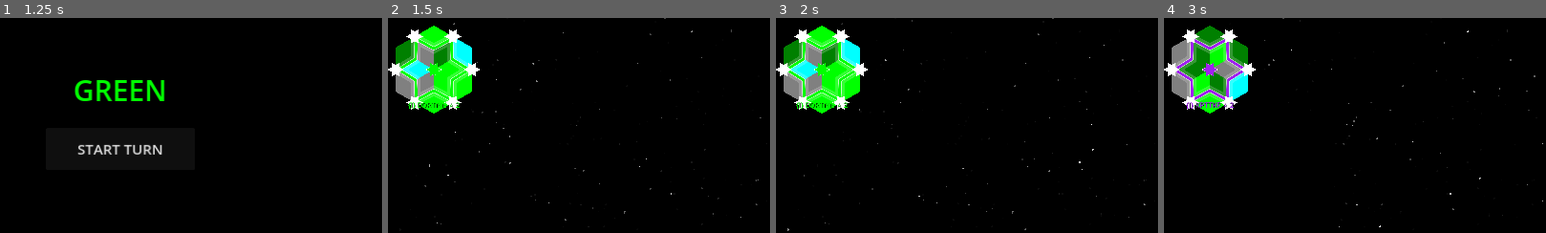
Above: before the commit, frames 1-4 (left to right).
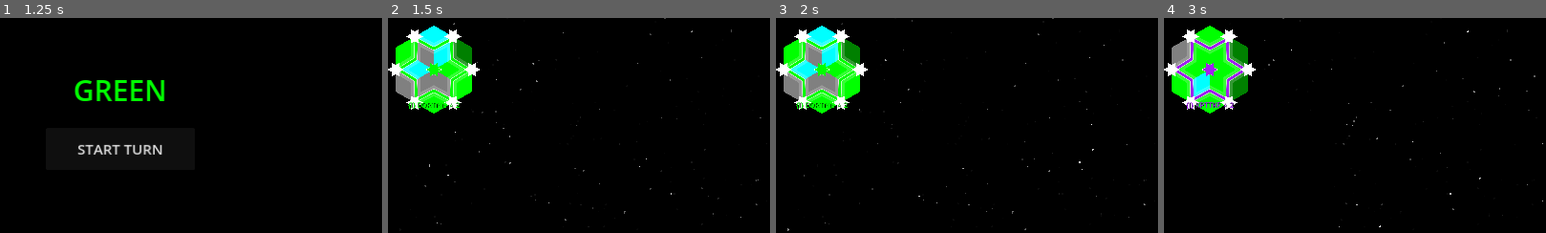
Above: after the commit, the same moments.

Repository: Cy13eruna/VyV
Game: Godot game, scene res://main.tscn
Same seed, same stepped clock (60 frames per second), same inputs: the game is played once before the commit and once after it.
Inputs:
- Up to frame 1 (1.25 s): click "2" at 0.5 s
- Up to frame 2 (1.5 s): click "START TURN" at 1.25 s
- Up to frame 3 (2 s): no input
- Up to frame 4 (3 s): click "END TURN" at 2 s; click "START TURN" at 2.75 s
The pictures show only the part of the screen within x 44-94%, y 38-88%; the shares and areas given below are measured in that part.

Frame 1 is identical in both runs. In frame 2, 2.1% of the frame differs, in the area x 2-22%, y 3-37%; in frame 3, 2.1%; in frame 4, 3.2%, in the area x 2-22%, y 3-39%.

Commit message:
New Terrain Distribution

Diff:
--- /dev/null
+++ b/src/systems/tasks/Metrics.gd
@@ -0,0 +1,111 @@
+# res://src/systems/tasks/Metrics.gd
+extends Node
+
+# Estrutura de dados centralizada
+var data = {
+	"global": {
+		"nodes_memory": 0,
+		"edges_memory": 0
+	},
+	"players": {} # { player_id: { stats } }
+}
+
+# Mapeamento de Biomas (Sincronizado com o Terrain/Signals)
+const BIOME_MAP = {
+	0: "plains",
+	1: "hills",
+	2: "woods",
+	3: "waters"
+}
+
+func _ready() -> void:
+	add_to_group("metrics_manager")
+	# Pequeno delay para garantir que os Autoloads estejam prontos
+	call_deferred("_connect_signals")
+
+func _connect_signals() -> void:
+	if is_instance_valid(Signals):
+		Signals.metric_memory_updated.connect(_on_memory_updated)
+		Signals.metric_domain_biome_changed.connect(_on_domain_biome_changed)
+		Signals.metric_travel_biome_stepped.connect(_on_travel_stepped)
+		print("[Metrics] Sinais conectados com sucesso.")
+	else:
+		push_error("[Metrics] Erro Crítico: Autoload 'Signals' não encontrado.")
+
+## Inicializa a estrutura do jogador com valores zerados
+func register_player(player_id: int) -> void:
+	if not data.players.has(player_id):
+		data.players[player_id] = {
+			"current_domain_distribution": {},
+			"travel_history": {}
+		}
+
+		# Força a criação das chaves para evitar erros de leitura no Panel
+		for b_name in BIOME_MAP.values():
+			data.players[player_id].current_domain_distribution[b_name] = 0
+			data.players[player_id].travel_history[b_name] = 0
+
+		print("[Metrics] Jogador %d registrado no sistema de métricas." % player_id)
+		_notify_change()
+
+func _ensure_player(player_id: int) -> void:
+	if not data.players.has(player_id):
+		register_player(player_id)
+
+# --- HANDLERS DE SINAIS ---
+
+func _on_memory_updated(category: String, amount: int) -> void:
+	if category == "nodes":
+		data.global.nodes_memory = amount
+	elif category == "edges":
+		data.global.edges_memory = amount
+	_notify_change()
+
+func _on_domain_biome_changed(player_id: int, biome_data: Variant, is_added: bool) -> void:
+	_ensure_player(player_id)
+	var b_name = _translate_biome(biome_data)
+	var dict = data.players[player_id].current_domain_distribution
+
+	var change = 1 if is_added else -1
+	dict[b_name] = max(0, dict.get(b_name, 0) + change)
+
+	print("[Metrics] P%d Domínio: %s mudou para %d" % [player_id, b_name, dict[b_name]])
+	_notify_change()
+
+func _on_travel_stepped(player_id: int, biome_data: Variant) -> void:
+	_ensure_player(player_id)
+	var b_name = _translate_biome(biome_data)
+	var dict = data.players[player_id].travel_history
+
+	dict[b_name] = dict.get(b_name, 0) + 1
+
+	print("[Metrics] P%d Viagem Detectada: %s (Total: %d)" % [player_id, b_name, dict[b_name]])
+	_notify_change()
+
+# --- AUXILIARES ---
+
+## Centraliza a notificação de mudança para o Signals global
+func _notify_change() -> void:
+	if Signals.has_signal("metric_data_updated"):
+		Signals.metric_data_updated.emit()
+
+func _translate_biome(raw_data: Variant) -> String:
+	if raw_data is int or raw_data is float:
+		return BIOME_MAP.get(int(raw_data), "plains")
+
+	if raw_data is String:
+		var s = raw_data.to_lower().strip_edges()
+		if s == "water": s = "waters"
+		if s in ["plains", "hills", "woods", "waters"]:
+			return s
+
+	return "plains"
+
+func get_player_stats(player_id: int) -> Dictionary:
+	return data.players.get(player_id, {})
+
+func reset_metrics() -> void:
+	data.global.nodes_memory = 0
+	data.global.edges_memory = 0
+	data.players.clear()
+	_notify_change()
--- /dev/null
+++ b/src/systems/tasks/Panel.gd
@@ -0,0 +1,115 @@
+# res://src/systems/tasks/Panel.gd
+extends CanvasLayer
+
+var is_open: bool = false
+var metrics_ref: Node = null
+
+# Lista de biomas sincronizada com o Terrain.gd
+const EXPECTED_BIOMES = ["plains", "hills", "woods", "waters"]
+
+var container: Control
+var background: ColorRect
+var label: RichTextLabel
+
+func _ready() -> void:
+	self.layer = 125
+	_find_metrics()
+	_build_ui()
+	container.hide()
+
+func _find_metrics() -> void:
+	metrics_ref = get_tree().get_first_node_in_group("metrics_manager")
+	if metrics_ref and metrics_ref.has_signal("data_updated"):
+		# Se o dado mudar no Metrics, a UI atualiza automaticamente
+		if not metrics_ref.data_updated.is_connected(_update_content):
+			metrics_ref.data_updated.connect(_update_content)
+
+func _build_ui() -> void:
+	container = Control.new()
+	container.set_anchors_and_offsets_preset(Control.PRESET_FULL_RECT)
+	container.mouse_filter = Control.MOUSE_FILTER_IGNORE
+	add_child(container)
+
+	background = ColorRect.new()
+	background.color = Color(0, 0, 0, 0.92) # Um pouco mais escuro para contraste
+	background.set_anchors_and_offsets_preset(Control.PRESET_FULL_RECT)
+	background.offset_left = 50
+	background.offset_top = 50
+	background.offset_right = -50
+	background.offset_bottom = -50
+	container.add_child(background)
+
+	label = RichTextLabel.new()
+	label.bbcode_enabled = true
+	label.set_anchors_and_offsets_preset(Control.PRESET_FULL_RECT)
+	label.offset_left = 80
+	label.offset_top = 80
+	label.offset_right = -80
+	label.offset_bottom = -80
+	label.scroll_active = true
+	container.add_child(label)
+
+func _input(event: InputEvent) -> void:
+	if event is InputEventKey and event.pressed:
+		# Atalho 'Ç' (unicode 231/199)
+		if event.unicode == 231 or event.unicode == 199:
+			_toggle_panel()
+
+func _toggle_panel() -> void:
+	is_open = !is_open
+	container.visible = is_open
+	if is_open:
+		# Re-checa a referência caso o Metrics tenha sido reiniciado
+		if not metrics_ref:
+			_find_metrics()
+		_update_content()
+
+func _update_content() -> void:
+	# Só processa texto se o painel estiver visível para poupar CPU
+	if not is_open: return
+
+	if not metrics_ref or not "data" in metrics_ref:
+		label.text = "[center][color=red]MÉTRICAS INDISPONÍVEIS[/color]\n[font_size=14]O Metrics.gd não foi encontrado ou não está pronto.[/font_size][/center]"
+		return
+
+	var d = metrics_ref.data
+	var t = "[center][b][font_size=32][color=yellow]LIVE MAP STATISTICS[/color][/font_size][/b][/center]\n"
+	t += "[center][i]Atalho 'Ç' para fechar[/i][/center]\n\n"
+
+	# --- GLOBAL SYSTEM ---
+	t += "[b][color=cyan]> WORLD GRAPH DATA[/color][/b]\n"
+	t += " • Nodes in Memory: [color=white]%d[/color]\n" % d.global.nodes_memory
+	t += " • Edges in Memory: [color=white]%d[/color]\n\n" % d.global.edges_memory
+
+	# --- PLAYER SECTION ---
+	if d.players.is_empty():
+		t += "[center][color=gray][i]Aguardando atividade dos jogadores...[/i][/color][/center]"
+	else:
+		for p_id in d.players:
+			var p = d.players[p_id]
+			var p_color = "yellow" if p_id == 0 else "magenta"
+
+			t += "[b][color=%s]> PLAYER %d[/color][/b]\n" % [p_color, p_id + 1]
+
+			# Distribuição de Domínio
+			t += "  [color=#aaaaaa]Domain Biomes:[/color]\n"
+			var domain_total = 0
+			for biome in EXPECTED_BIOMES:
+				var val = p.current_domain_distribution.get(biome, 0)
+				t += "    - %s: [color=white]%d[/color]\n" % [biome.capitalize(), val]
+				domain_total += val
+			t += "  [b]Total Control:[/b] [color=white]%d nodes[/color]\n" % domain_total
+
+			t += "\n"
+
+			# Histórico de Viagem
+			t += "  [color=#aaaaaa]Travel History:[/color]\n"
+			var travel_total = 0
+			for biome in EXPECTED_BIOMES:
+				var val = p.travel_history.get(biome, 0)
+				t += "    - %s: [color=white]%d[/color]\n" % [biome.capitalize(), val]
+				travel_total += val
+			t += "  [b]Total Exploration:[/b] [color=white]%d steps[/color]\n" % travel_total
+			t += "[color=gray]------------------------------------[/color]\n\n"
+
+	label.text = t
--- a/src/systems/terrain/Terrain.gd
+++ b/src/systems/terrain/Terrain.gd
@@ -21,36 +21,45 @@
 	if "edges" in grid_resource:
 		grid_resource.edges.clear()
 	else:
-		# Caso o grid_resource não tenha a variável definida, tentamos injetar se for Object genérico
 		grid_resource.set("edges", {})
 
 	var nodes_dict = grid_resource.nodes
-	var types = Type.values()
 
+	# Distribuição alvo: 1/2 Plains, 1/6 Woods, 1/6 Hills, 1/6 Waters
+	# Limiares acumulados: 0.5 -> 0.666 -> 0.833 -> 1.0
 	for pos in nodes_dict.keys():
 		for n_pos in nodes_dict[pos].neighbors:
 			var id = get_edge_id(pos, n_pos)
 
 			if not edges.has(id):
-				# 1. Define o tipo de terreno aleatório para lógica interna
-				var random_type = types[randi() % types.size()]
+				var roll = randf()
+				var random_type: Type
+
+				if roll < 0.5:
+					random_type = Type.PLAINS   # 50% (1/2)
+				elif roll < 0.666:
+					random_type = Type.WOODS    # ~16.6% (1/6)
+				elif roll < 0.833:
+					random_type = Type.HILLS    # ~16.6% (1/6)
+				else:
+					random_type = Type.WATERS   # Restante (1/6)
+
 				edges[id] = random_type
 
-				# 2. CRÍTICO: Registra a existência desta aresta no grid_resource
-				# Isso permite que o GridPainter veja que existe algo para desenhar (o fundo preto)
+				# Registra a existência da aresta para o GridPainter
 				grid_resource.edges[id] = true
+
+	print("[Terrain] Geração concluída. Distribuição: 1/2 Plains, 1/6 Woods, 1/6 Hills, 1/6 Waters.")
 
 func get_edge_id(a: Vector2, b: Vector2) -> String:
 	var p1 = a.snapped(Vector2(0.1, 0.1))
 	var p2 = b.snapped(Vector2(0.1, 0.1))
-	# Ordenação consistente para que (A,B) e (B,A) resultem no mesmo ID
 	if p1.x < p2.x or (p1.x == p2.x and p1.y < p2.y):
 		return "%.1f,%.1f_%.1f,%.1f" % [p1.x, p1.y, p2.x, p2.y]
 	return "%.1f,%.1f_%.1f,%.1f" % [p2.x, p2.y, p1.x, p1.y]
 
 func get_edge_color(a: Vector2, b: Vector2) -> Color:
 	var id = get_edge_id(a, b)
-	# Se a aresta não existir no dicionário (ex: fora do mapa), retorna Plains por padrão
 	var type = edges.get(id, Type.PLAINS)
 	return DATA[type].color
 
@@ -60,7 +69,6 @@
 	return not DATA[type].vis
 
 func blocks_movement(a: Vector2, b: Vector2, allied_nodes: Array = []) -> bool:
-	# Lógica de Domains (Caminho livre entre aliados)
 	for pos in allied_nodes:
 		if a.distance_to(pos) < 0.1 and b.distance_to(pos) < 0.1:
 			return false
